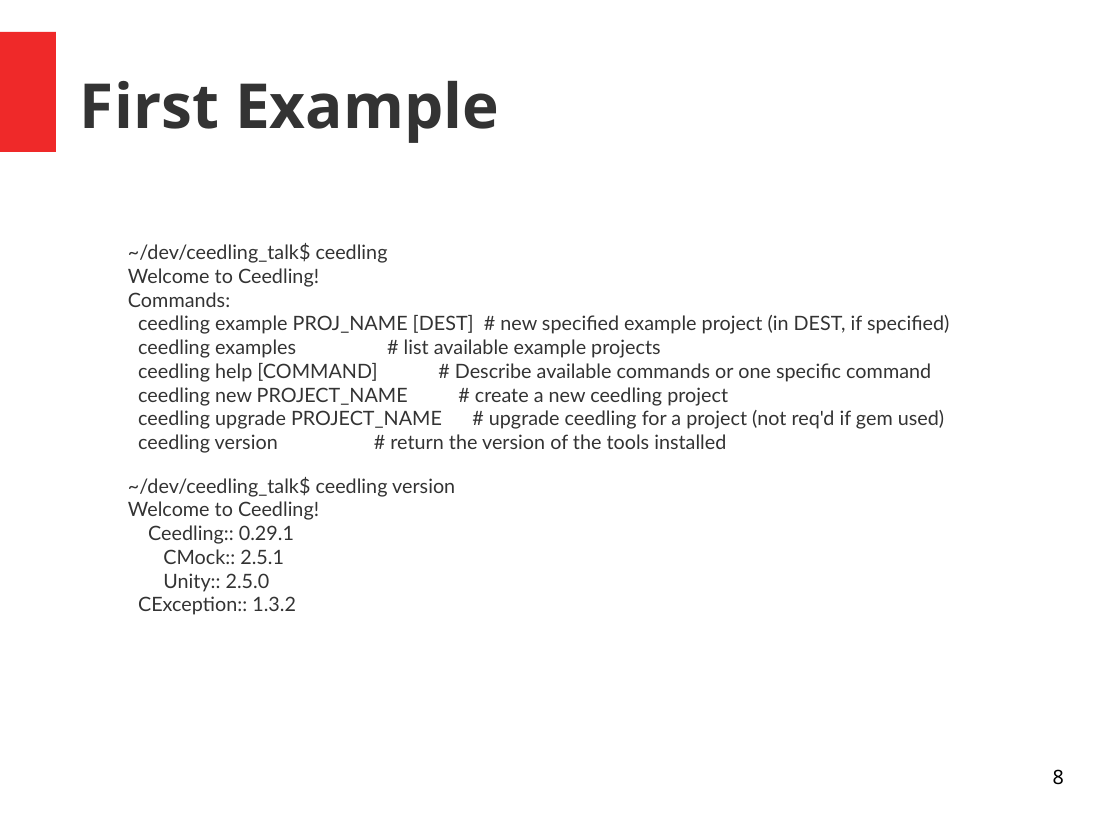
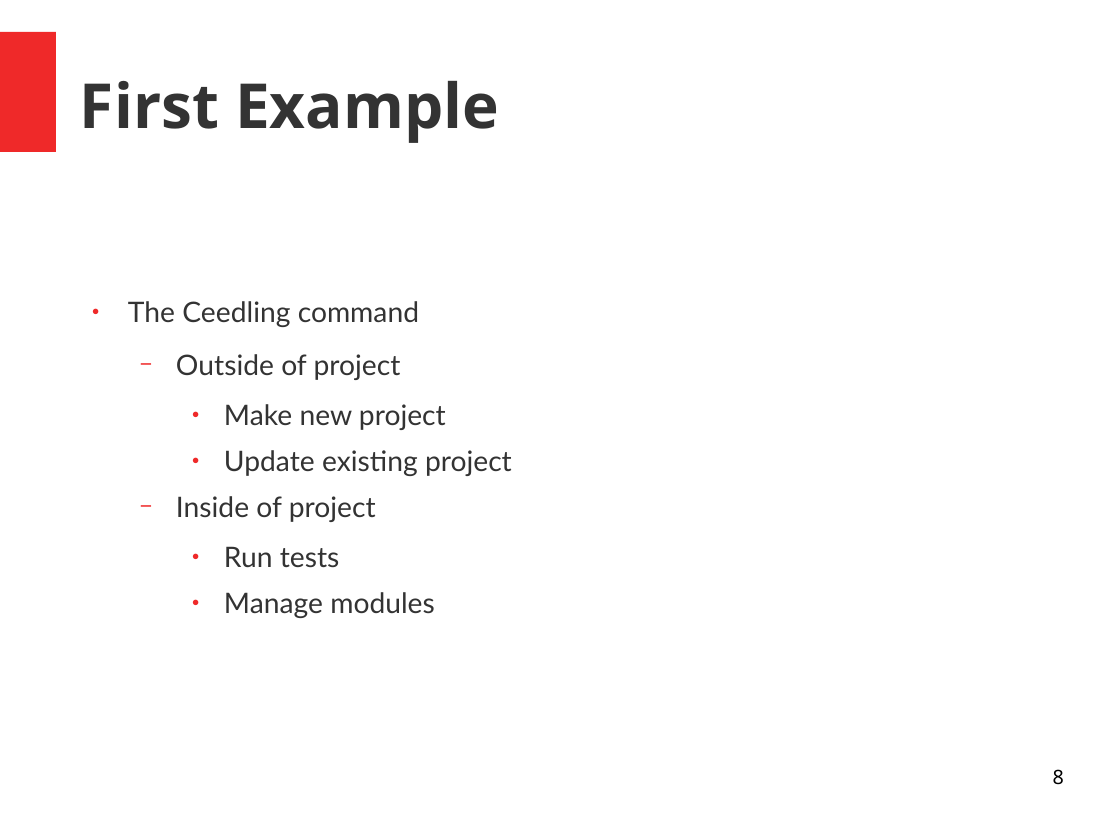
Before and after one commit to bd2357/ceedling_talk, a slide deck: slide 8 of ceedling_talk.odp. Drawn at 1120x840 pixels with LibreOffice and Linux fonts; fonts in the diff are those of the drawing. Boxes give left, top, right and bottom in pixels: in the first picture for what was removed or moved away, otherwise in the second. Text is boxed around its words. In the diff, an @@ line names an element or a change of style, - is before the commit and + after.

```diff
--- a/ceedling_talk.odp
+++ b/ceedling_talk.odp
@@ text at <box>128,301,512,618</box>: text changed; size 14 to 20 pt @@
-~/dev/ceedling_talk$ ceedling
-Welcome to Ceedling!
-Commands:
-ceedling example PROJ_NAME [DEST] # new specified example project (in DEST, if specified)
-ceedling examples # list available example projects
-ceedling help [COMMAND] # Describe available commands or one specific command
-ceedling new PROJECT_NAME # create a new ceedling project
-ceedling upgrade PROJECT_NAME # upgrade ceedling for a project (not req'd if gem used)
-ceedling version # return the version of the tools installed
-~/dev/ceedling_talk$ ceedling version
-Welcome to Ceedling!
-Ceedling:: 0.29.1
-CMock:: 2.5.1
-Unity:: 2.5.0
-CException:: 1.3.2
+● The Ceedling command
+  − Outside of project
+    ● Make new project
+    ● Update existing project
+  − Inside of project
+    ● Run tests
+    ● Manage modules
```
Also in this commit, not shown: 3 other slides changed, 6 slides added, 2 slides removed, 6 other files.
